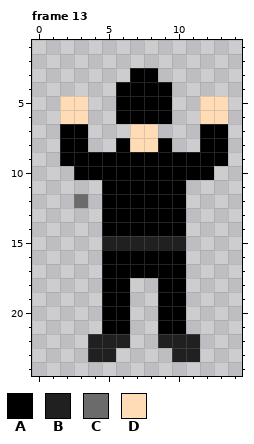
Pixel-art file, stored at assets/img/delegate_back.ase. Above: the version before the commit.
16x32 pixels, 13 frames. Colours within 5 levels of each other are drawn and written as one. Shown: frame 13: x 0..14, y 1..24.
Palette (. is transparent): A #000000  B #202020  C #6b6b6b  D #ffdbb6
Pixels before, frame 13, first column x 2:
 3 .....AA.....
 4 ....AAAA....
 5 DD..AAAA..DD
 6 DD..AAAA..DD
 7 AA...DD...AA
 8 AA..ADDA..AA
 9 AAAAAAAAAAAA
10 .AAAAAAAAAA.
11 ...AAAAAA...
12 .C.AAAAAA...
13 ...AAAAAA...
14 ...AAAAAA...
15 ...BBBBBB...
16 ...AAAAAA...
17 ...AAAAAA...
18 ...AA..AA...
19 ...AA..AA...
20 ...AA..AA...
21 ...AA..AA...
22 ..BBB..BBB..
23 ..BB....BB..
The result:
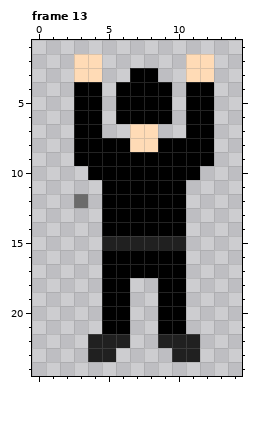
Change:
Frame 13:
y 2..3: x 3..4 .. -> DD; x 11..12 .. -> DD
y 4: x 3..4 .. -> AA; x 11..12 .. -> AA
y 5..6: x 2..4 DD. -> .AA; x 11..13 .DD -> AA.
y 7: x 2 A -> .; x 4 . -> A; x 11 . -> A; x 13 A -> .
y 8: x 2 A -> .; x 4..5 .. -> AA; x 10..11 .. -> AA; x 13 A -> .
y 9: x 2 A -> .; x 13 A -> .
y 10: x 3 A -> .; x 12 A -> .
Boxes around the changes in both pictures, in picture pixels (x1, y1, x2, y2):
changed: (60, 54, 116, 180)
changed: (172, 54, 228, 180)
